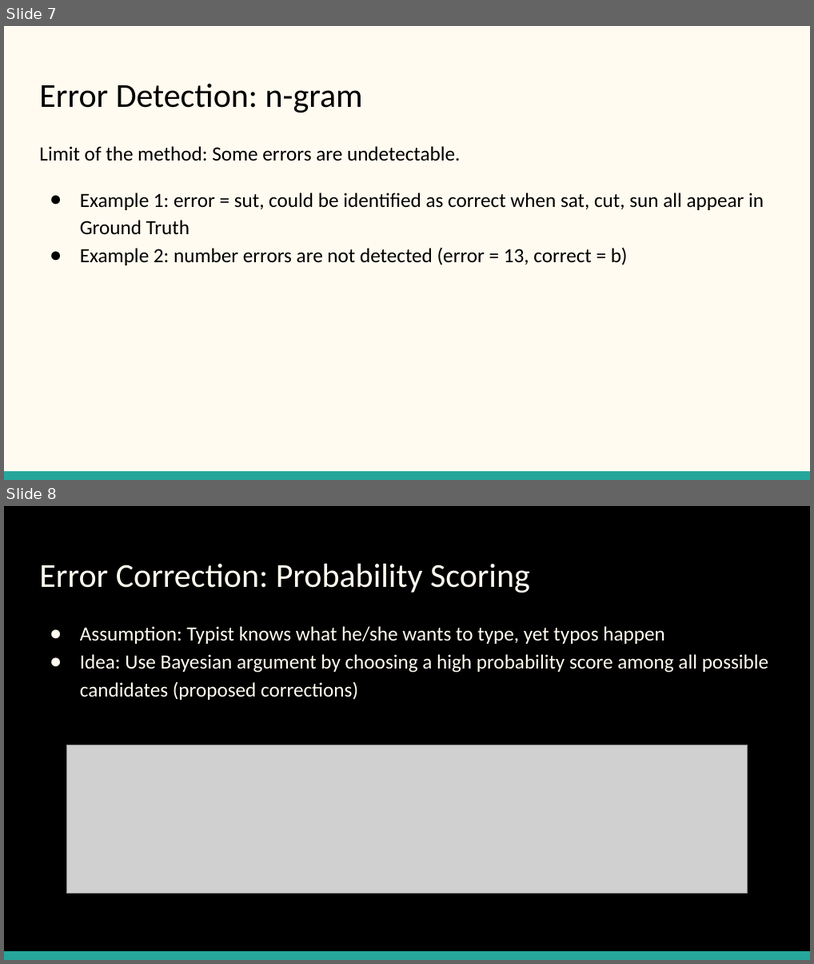
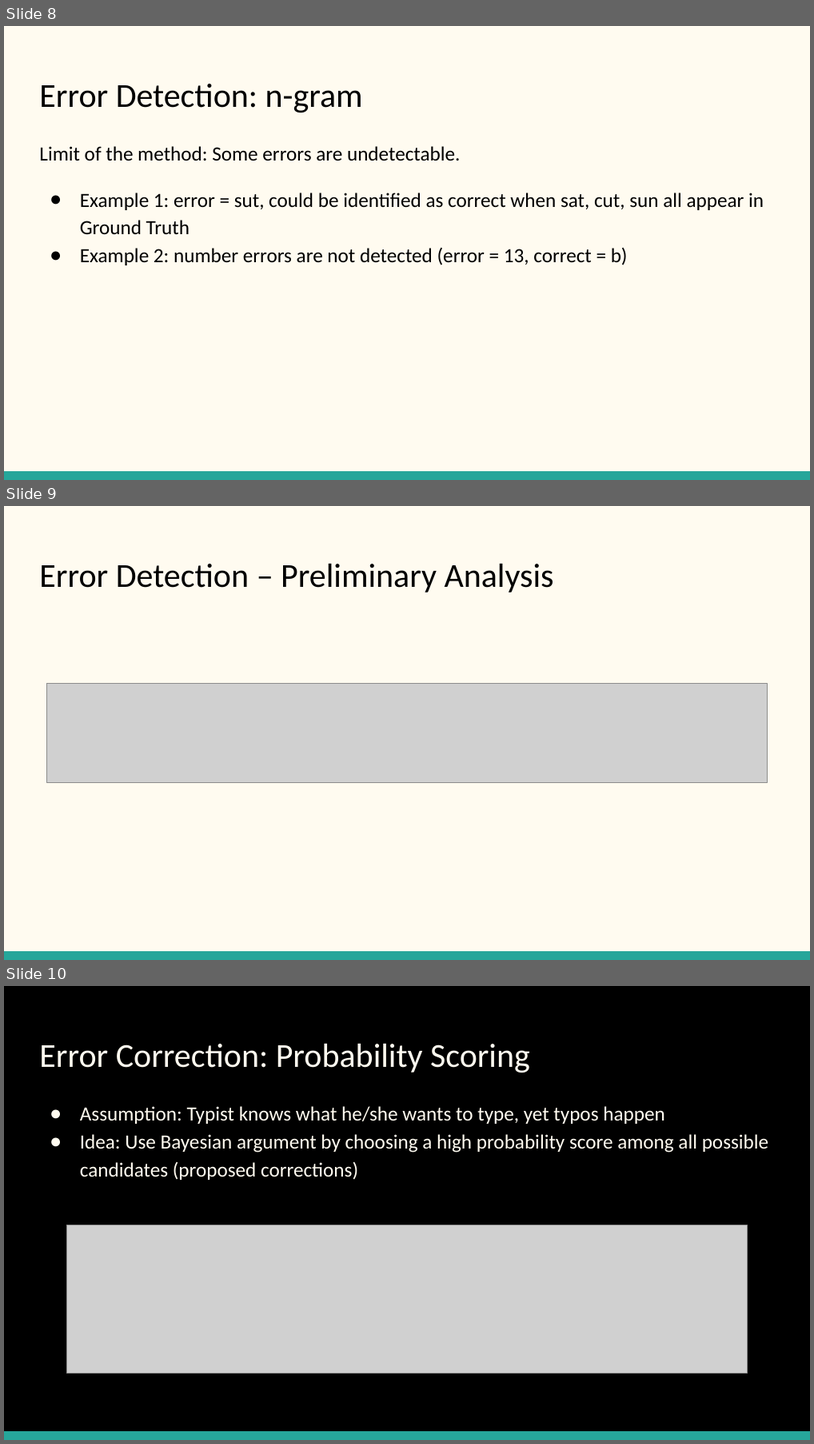
Before and after one commit to TZstatsADS/Fall2018-Project4-sec1--sec1proj4_grp6, a slide deck: doc/Sec 1 Proj 4 Group 6.pptx. Shown one above the other, each under a label of ours: slides 7 and 8 before the commit, slides 8, 9 and 10 after it. The pictures are 814x964 and 814x1444 pixels, drawn with LibreOffice and Linux fonts; fonts in the diff are those of the drawing; grey boxes stand for pictures. Boxes give left, top, right and bottom in pixels: in the first picture for what was removed or moved away, otherwise in the second. Text is boxed around its words. In the diff, an @@ line names an element or a change of style, - is before the commit and + after.

```diff
--- a/doc/Sec 1 Proj 4 Group 6.pptx
+++ b/doc/Sec 1 Proj 4 Group 6.pptx
@@ slide 9 added at (x1=4, y1=506, x2=810, y2=960), background #FFFBF0; not listed: 1 template element that a slide beside it also shows @@
@@ title added at (x1=39, y1=564, x2=554, y2=592), 30 pt, text #000000 @@
+Error Detection – Preliminary Analysis
@@ picture added at (x1=46, y1=684, x2=767, y2=782) @@
@@ what was slide 7 is now slide 8 @@
@@ what was slide 8 is now slide 10 @@
```
Also in this commit, not shown: 1 slide changed, 3 other slides added.
